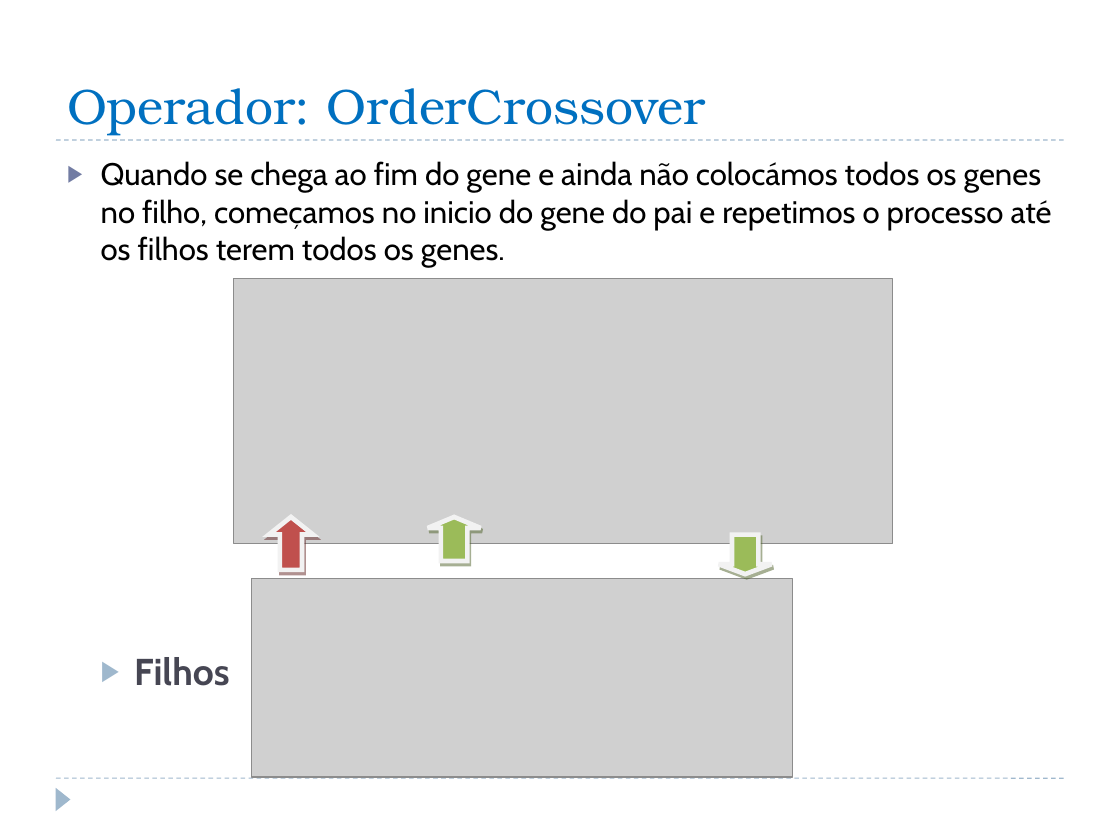
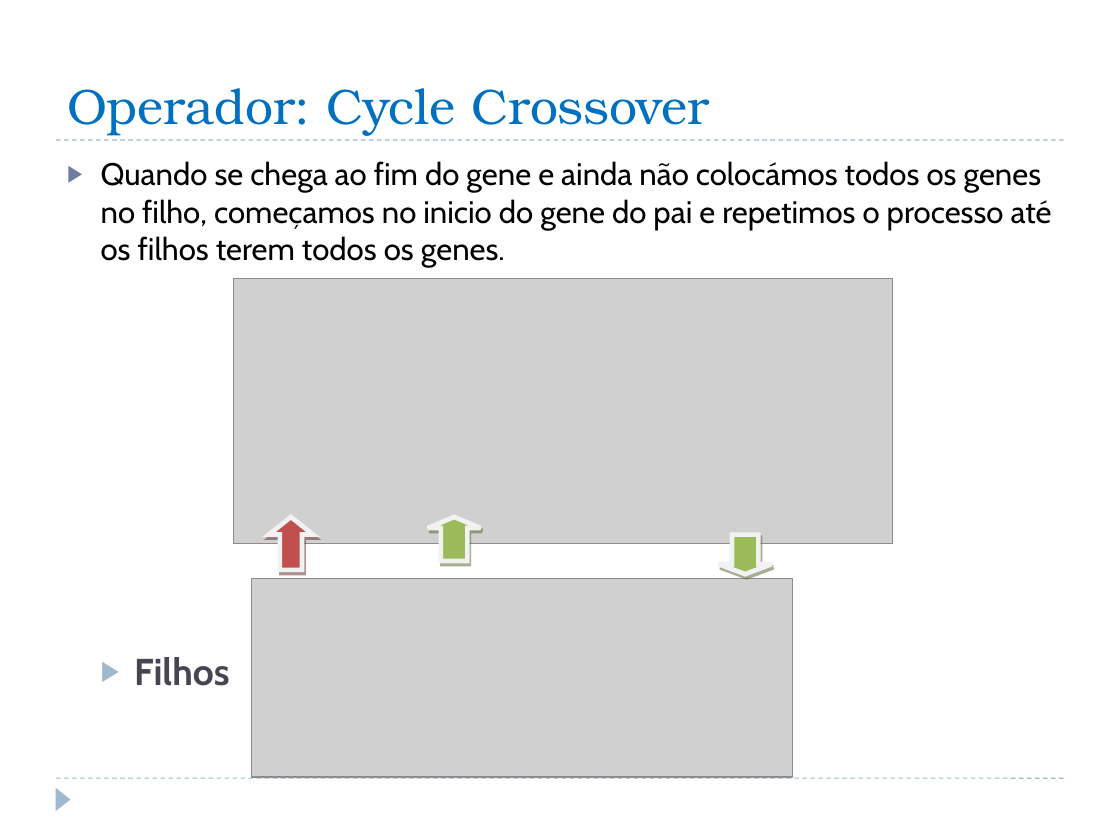
Before and after one commit to iptomar/inovative_11-12, a slide deck: slide 11 of versao03/CaixeiroViajante_apresentacao.pptx. Drawn at 1120x840 pixels with LibreOffice and Linux fonts; fonts in the diff are those of the drawing; grey boxes stand for pictures. Boxes give left, top, right and bottom in pixels: in the first picture for what was removed or moved away, otherwise in the second. Text is boxed around its words. In the diff, an @@ line names an element or a change of style, - is before the commit and + after.

Commit message:
Entrega de Operador PMX e Inversion

```diff
--- a/versao03/CaixeiroViajante_apresentacao.pptx
+++ b/versao03/CaixeiroViajante_apresentacao.pptx
@@ title at [67, 88, 710, 136]: text changed @@
-Operador: OrderCrossover
+Operador: Cycle Crossover
```
Also in this commit, not shown: 4 other slides changed, 10 slides added, 10 other files.
